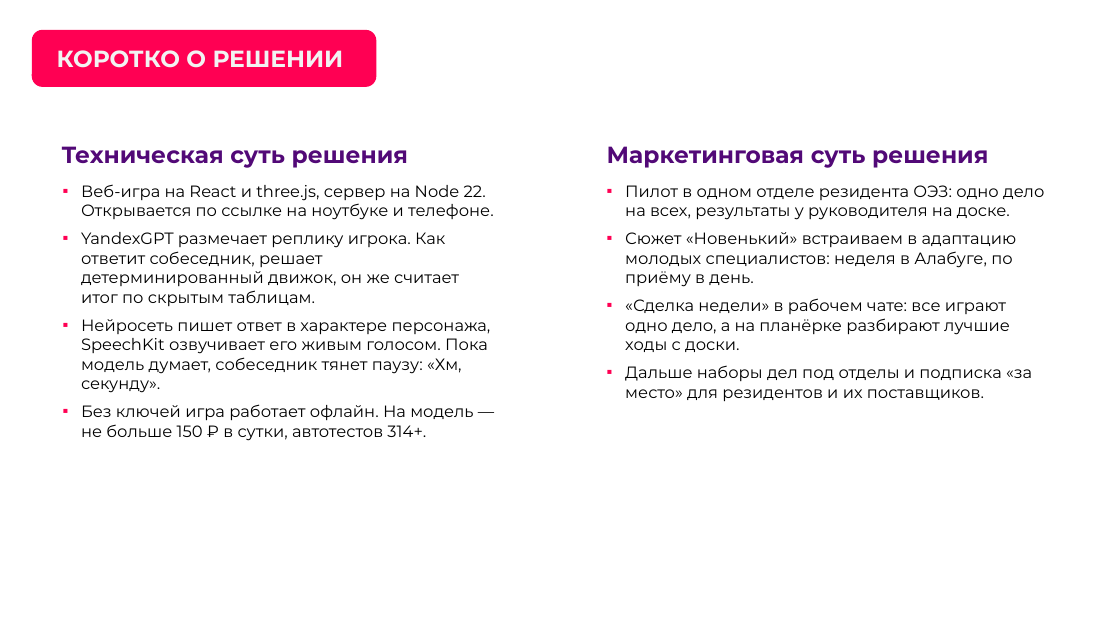
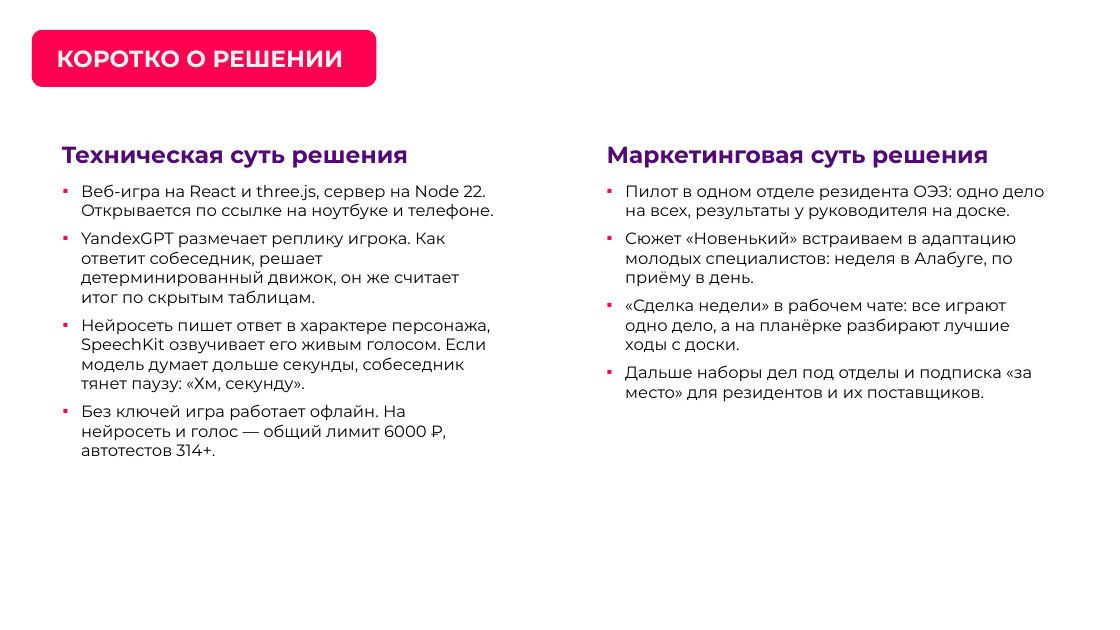
Before and after one commit to 57lol/arena-peregovorov, a slide deck: slide 5 of docs/presentation.pptx. Drawn at 1120x630 pixels with LibreOffice and Linux fonts; fonts in the diff are those of the drawing; background and template pictures are left out. Boxes give left, top, right and bottom in pixels: in the first picture for what was removed or moved away, otherwise in the second. Text is boxed around its words. In the diff, an @@ line names an element or a change of style, - is before the commit and + after.

Commit message:
Презентация: общий лимит 6000 ₽ на нейросеть и голос вместо суточного, фраза-пауза — если ответ дольше секунды, строка про демо-бюджет на слайде проверки

```diff
--- a/docs/presentation.pptx
+++ b/docs/presentation.pptx
@@ text at <box>81,319,491,456</box>: text changed @@
-▪ Нейросеть пишет ответ в характере персонажа, SpeechKit озвучивает его живым голосом. Пока модель думает, собеседник тянет паузу: «Хм, секунду».
-▪ Без ключей игра работает офлайн. На модель — не больше 150 ₽ в сутки, автотестов 314+.
+▪ Нейросеть пишет ответ в характере персонажа, SpeechKit озвучивает его живым голосом. Если модель думает дольше секунды, собеседник тянет паузу: «Хм, секунду».
+▪ Без ключей игра работает офлайн. На нейросеть и голос — общий лимит 6000 ₽, автотестов 314+.
```
Also in this commit, not shown: 3 other slides changed, 1 other file.
